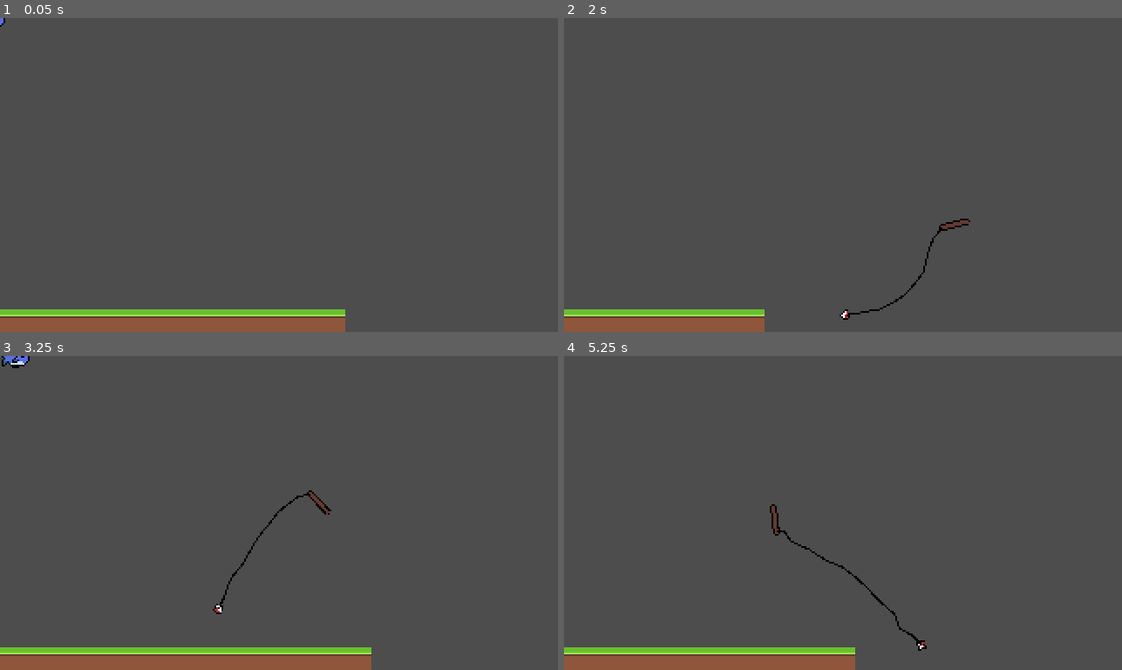
Above: before the commit, frames 1-4 (two rows, left to right).
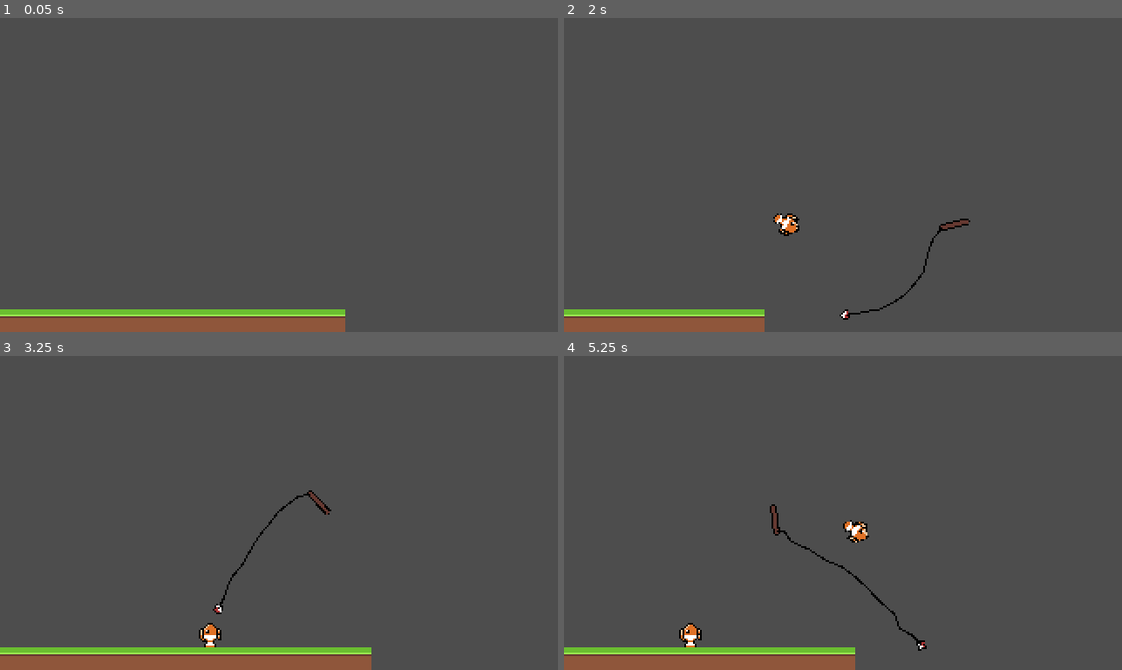
Above: after the commit, the same moments.

Repository: thomz12/LD58
Game: Godot game, scene res://scenes/main.tscn
Same seed, same stepped clock (60 frames per second), same inputs: the game is played once before the commit and once after it.
Inputs (mouse positions are in pixels of both pictures, inside the frame that each line leads up to):
- Up to frame 1 (0.05 s): no input
- Up to frame 2 (2 s): move the mouse to (815, 237) at 0.52 s; move the mouse to (1010, 222) at 1.27 s
- Up to frame 3 (3.25 s): move the mouse to (111, 465) at 2.02 s; move the mouse to (306, 513) at 2.77 s
- Up to frame 4 (5.25 s): move the mouse to (759, 434) at 3.52 s; move the mouse to (965, 497) at 4.27 s; move the mouse to (731, 528) at 5.02 s

The runs differ from the first frame. In frame 1, less than 0.1% of the frame differs, in the area x 0-1%, y 0-3%; in frame 2, 0.2%; in frame 3, 0.4%; in frame 4, 0.5%, in the area x 20-55%, y 52-93%.

Commit message:
Catch fishes from the water

Diff:
--- a/ld-58/autoloads/Progress.gd
+++ b/ld-58/autoloads/Progress.gd
@@ -5,7 +5,7 @@
 	preload("res://resources/shrimp.tres"),
 	preload("res://resources/goldfish.tres")
 ]
-var fish_scene := load("res://scenes/fish.tscn")
+var fish_scene := load("res://scenes/fishing/float_fish.tscn")
 
 var catch_history : Array[Fish] = []
 
--- a/ld-58/project.godot
+++ b/ld-58/project.godot
@@ -36,6 +36,7 @@
 2d_physics/layer_6="Line"
 2d_physics/layer_7="Float"
 2d_physics/layer_8="Water"
+2d_physics/layer_9="Fish"
 
 [physics]
 
--- a/ld-58/scenes/fish.tscn
+++ /dev/null
@@ -1,8 +0,0 @@
-[gd_scene load_steps=2 format=3 uid="uid://djfs15txi1xql"]
-
-[ext_resource type="Script" uid="uid://c1ke7f4hcpuep" path="res://scripts/fish.gd" id="1_n6yr6"]
-
-[node name="Fish" type="Node2D"]
-script = ExtResource("1_n6yr6")
-
-[node name="Sprite2D" type="Sprite2D" parent="."]
--- a/ld-58/scenes/fishing/float.tscn
+++ b/ld-58/scenes/fishing/float.tscn
@@ -20,5 +20,5 @@
 [node name="CollisionShape2D" type="CollisionShape2D" parent="."]
 shape = SubResource("CircleShape2D_3ildr")
 
-[node name="Sprite2D" type="Sprite2D" parent="."]
+[node name="FloatSprite" type="Sprite2D" parent="."]
 texture = ExtResource("1_yanru")
--- /dev/null
+++ b/ld-58/scenes/fishing/float_fish.tscn
@@ -0,0 +1,29 @@
+[gd_scene load_steps=6 format=3 uid="uid://djryjo35jvers"]
+
+[ext_resource type="Texture2D" uid="uid://25ul6ax6i6u7" path="res://assets/fish.png" id="1_47nsk"]
+[ext_resource type="Script" uid="uid://c1ke7f4hcpuep" path="res://scripts/fish.gd" id="1_s5nsp"]
+[ext_resource type="Resource" uid="uid://3nkror7g42v5" path="res://resources/tuna.tres" id="2_x7boq"]
+
+[sub_resource type="RectangleShape2D" id="RectangleShape2D_1dmvg"]
+size = Vector2(13, 12)
+
+[sub_resource type="AtlasTexture" id="AtlasTexture_v5v7g"]
+atlas = ExtResource("1_47nsk")
+region = Rect2(0, 0, 16, 16)
+
+[node name="Fish" type="RigidBody2D"]
+collision_layer = 256
+mass = 0.1
+script = ExtResource("1_s5nsp")
+data = ExtResource("2_x7boq")
+
+[node name="CollisionShape2D" type="CollisionShape2D" parent="."]
+position = Vector2(-6, 0)
+shape = SubResource("RectangleShape2D_1dmvg")
+
+[node name="Sprite2D" type="Sprite2D" parent="."]
+position = Vector2(-6, 0)
+texture = SubResource("AtlasTexture_v5v7g")
+
+[node name="PinJoint2D" type="PinJoint2D" parent="."]
+node_b = NodePath("..")
--- a/ld-58/scenes/fishing/float_holder.tscn
+++ /dev/null
@@ -1,6 +0,0 @@
-[gd_scene load_steps=2 format=3 uid="uid://8rs5crkngrgy"]
-
-[ext_resource type="Script" uid="uid://bmk8ahjal1tic" path="res://scripts/float_holder.gd" id="1_bj0s3"]
-
-[node name="FloatHolder" type="DampedSpringJoint2D"]
-script = ExtResource("1_bj0s3")
--- a/ld-58/scripts/fish.gd
+++ b/ld-58/scripts/fish.gd
@@ -1,4 +1,4 @@
-extends Node2D
+extends RigidBody2D
 class_name Fish
 
 @onready var sprite_2d: Sprite2D = $Sprite2D
@@ -7,9 +7,9 @@
 
 
 func _ready() -> void:
+
+	apply_impulse.call_deferred(Vector2(-150, -400))
+	apply_torque_impulse.call_deferred(100)
+
 	assert(data, 'Fish without an identity. No data was set.')
-
 	sprite_2d.texture = data.sprite
-
-	## TODO: Debug so remove
-	Events.fish_caught.emit(self)
--- a/ld-58/scripts/float.gd
+++ b/ld-58/scripts/float.gd
@@ -14,6 +14,10 @@
 			stuck = false
 			mass = initial_mass
 			Events.float_return.emit()
+			var fish = load("res://scenes/fishing/float_fish.tscn").instantiate() as Fish
+			fish.data = load("res://resources/clown.tres")
+			add_child(fish)
+
 
 func _on_body_entered(body):
 	if body.has_meta("is_water") and body.get_meta("is_water"):
Not shown: 1 places in ld-58/resources/angler.tres that only renumber resources
Not shown, added: ld-58/scripts/float_holder.gd.uid
